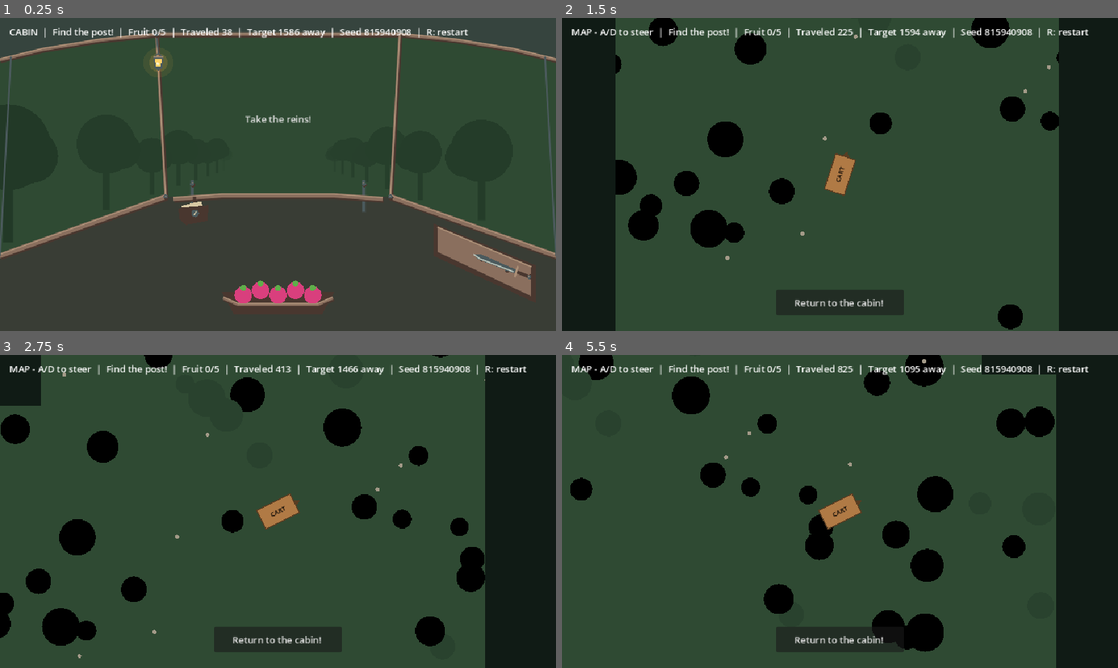
Above: before the commit, frames 1-4 (two rows, left to right).
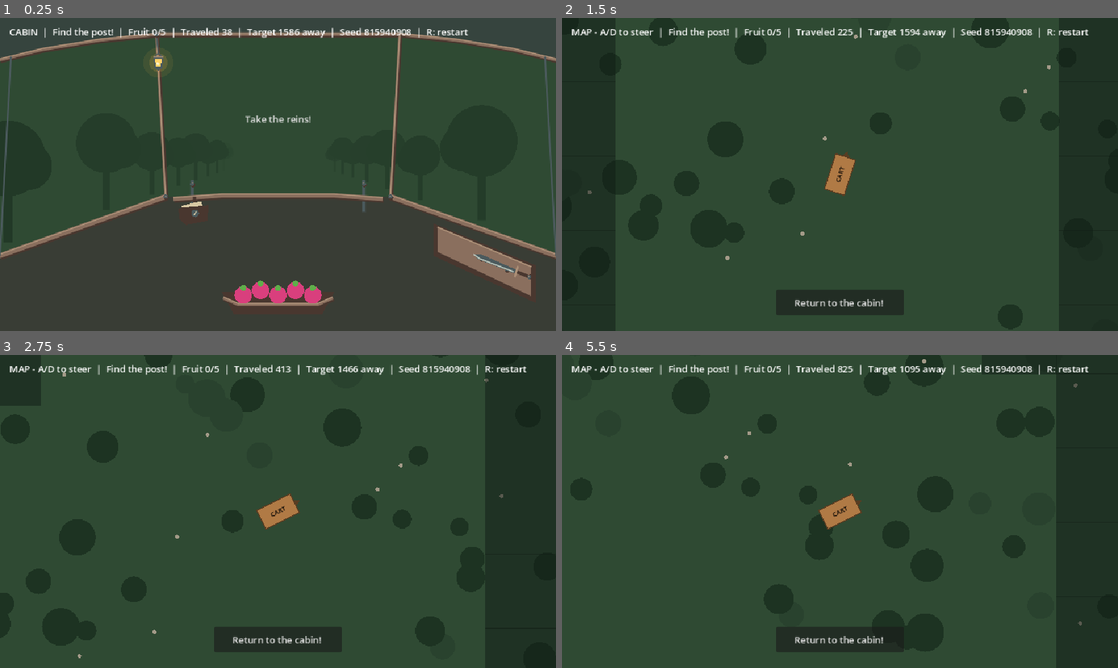
Above: after the commit, the same moments.

Repository: UnderstoodUseYourUsernameHere/carriage-delivery
Game: Godot game, scene res://scenes/delivery.tscn
The game is run twice, just before and just after one commit, with the same random seed, the same clock (stepped at 60 frames per second) and the same inputs.
Inputs (mouse positions are in pixels of both pictures, inside the frame that each line leads up to):
- Up to frame 1 (0.25 s): no input
- Up to frame 2 (1.5 s): click "Take the reins!" at 0.5 s; tap Enter at 1.25 s; move the mouse to (962, 158) at 1.27 s; hold D (steer_right) from 1.28 s (still down); tap Alt at 1.35 s; click (962, 158) at 1.42 s
- Up to frame 3 (2.75 s): release D (steer_right) at 2 s; drag from (166, 527) to (250, 574) at 2.02 s
- Up to frame 4 (5.5 s): move the mouse to (895, 442) at 2.77 s; hold D (steer_right) 2.78-3.5 s; tap Alt at 2.85, 4.35 s; drag from (812, 574) to (673, 464) at 3.52 s; move the mouse to (1006, 558) at 4.27 s; hold A (steer_left) 4.28-5 s; drag from (673, 464) to (756, 433) at 5.02 s

The runs differ from the first frame. In frame 2, 5.3% of the frame differs, in the area x 4-90%, y 0-100%; in frame 3, 6.5%; in frame 4, 7.2%, in the area x 1-94%, y 0-95%.

Commit message:
feat: attempted to make fog edges less chunky, and attempted to vary scenery by heading but not exactly functional

Diff:
--- a/scripts/cabin/cabin_windows.gd
+++ b/scripts/cabin/cabin_windows.gd
@@ -18,9 +18,16 @@
 const NEAR_TREE := Color("#1d3322")
 
 var _distance_px := 0.0
+var _heading := 0.0
 
 func set_road_distance(px: float) -> void:
 	_distance_px = px
+	queue_redraw()
+
+func set_heading(radians: float) -> void:
+	if is_equal_approx(radians, _heading):
+		return
+	_heading = radians
 	queue_redraw()
 
 func _draw() -> void:
@@ -39,7 +46,7 @@
 	for row in range(7, -1, -1):
 		var k := 1.0 / (float(row) + 2.0 - phase)
 		var foot := eye + Vector2(side * size.x * 0.85, size.y * 0.50) * k
-		var tree_id := floorf(travel) + float(row) + stagger
+		var tree_id := floorf(travel) + float(row) + stagger + _heading * 3.7
 		var h := size.y * k * (1.0 + 0.12 * sin(tree_id * 2.4))
 		var alpha := phase if row == 7 else 1.0
 
--- a/scripts/delivery/delivery.gd
+++ b/scripts/delivery/delivery.gd
@@ -51,6 +51,7 @@
 func _present() -> void:
 	_map.present(_journey)
 	_windows.set_road_distance(_journey.odometer)
+	_windows.set_heading(_journey.heading)
 	_wagon_skin.set_road_distance(_journey.odometer)
 	_refresh_hud()
 
--- a/scripts/map/fog_of_war.gd
+++ b/scripts/map/fog_of_war.gd
@@ -2,6 +2,12 @@
 extends Node2D
 
 const FOG := Color("#101b15")
+const EDGE_ALPHA := 0.5
+
+const NEIGHBORS: Array[Vector2i] = [
+	Vector2i.LEFT, Vector2i.RIGHT, Vector2i.UP, Vector2i.DOWN,
+	Vector2i(1, 1), Vector2i(1, -1), Vector2i(-1, 1), Vector2i(-1, -1)
+]
 
 var _journey: RoamJourney
 var _last_revealed_count := -1
@@ -33,13 +39,47 @@
 	var last_x := ceili(world.end.x / cell_size)
 	var last_y := ceili(world.end.y / cell_size)
 
+	var soft := FOG
+	soft.a = EDGE_ALPHA
+
 	for y in range(first_y, last_y):
+		var run_start := first_x
+		var run_length := 0
+
 		for x in range(first_x, last_x):
 			var cell := Vector2i(x, y)
-			if _journey.revealed_cells.has(cell):
+			var hidden := not _journey.revealed_cells.has(cell)
+			var is_edge := hidden and _touches_revealed(cell)
+
+			if hidden and not is_edge:
+				if run_length == 0:
+					run_start = x
+				run_length += 1
 				continue
-			var rectangle := Rect2(
-				Vector2(x, y) * cell_size,
-				Vector2.ONE * cell_size
-			)
-			draw_rect(rectangle.grow(0.5), FOG)
+
+			_flush_run(run_start, y, run_length, cell_size)
+			run_length = 0
+
+			if is_edge:
+				draw_rect(_cell_rect(x, y, cell_size), soft)
+		_flush_run(run_start, y, run_length, cell_size)
+
+func _flush_run(start_x: int, y: int, length: int, cell_size: float) -> void:
+	if length <= 0:
+		return
+
+	var rect := Rect2(
+		Vector2(start_x, y) * cell_size,
+		Vector2(length, 1.0) * cell_size
+	)
+	draw_rect(rect.grow(0.5), FOG)
+
+func _cell_rect(x: int, y: int, cell_size: float) -> Rect2:
+	var rect := Rect2(Vector2(x, y) * cell_size, Vector2.ONE * cell_size)
+	return rect.grow(0.5)
+
+func _touches_revealed(cell: Vector2i) -> bool:
+	for offset in NEIGHBORS:
+		if _journey.revealed_cells.has(cell + offset):
+			return true
+	return false
--- a/scripts/placeholders/forest_blockout.gd
+++ b/scripts/placeholders/forest_blockout.gd
@@ -3,7 +3,7 @@
 extends Node2D
 
 const GROUND := Color("#2f4a33")
-const TREE_DARK := Color("#1d332")
+const TREE_DARK := Color("#1d3322")
 const TREE_LIGHT := Color("#29422e")
 const STONE := Color("#a39a88")
 const BORDER := Color("#1a2a1e")
